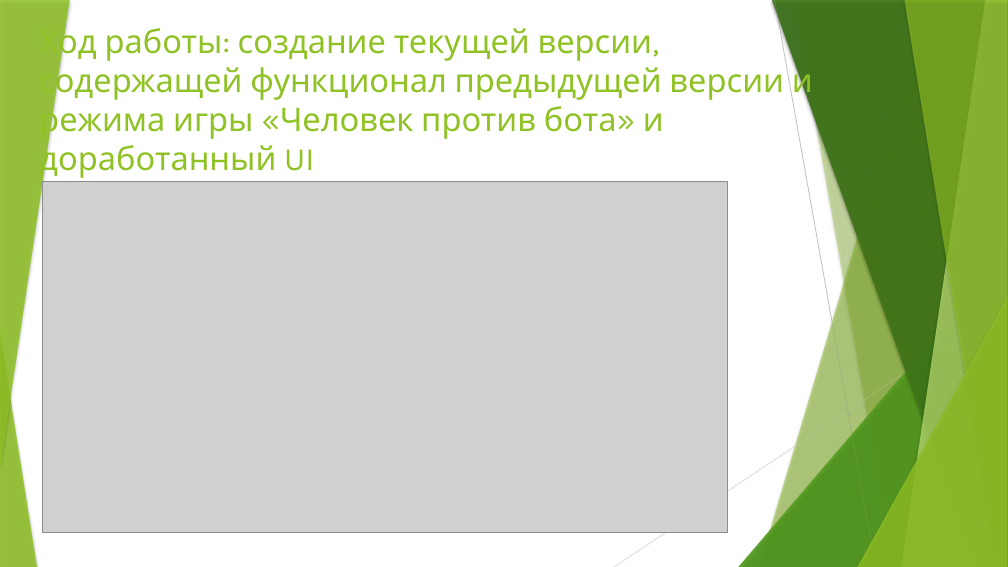
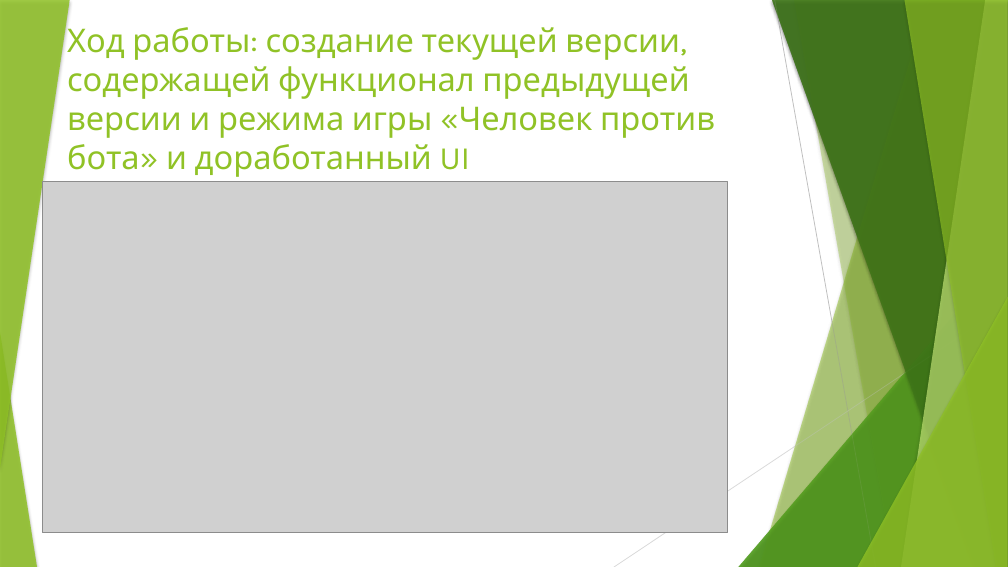
Before and after one commit to Dramon777/project, a slide deck: slide 7 of Приложение-игра «Длинные нарды» финальная версия.pptx (slide 6 before the commit). Drawn at 1008x567 pixels with LibreOffice and Linux fonts; fonts in the diff are those of the drawing; grey boxes stand for pictures. Boxes give left, top, right and bottom in pixels: in the first picture for what was removed or moved away, otherwise in the second. Text is boxed around its words. In the diff, an @@ line names an element or a change of style, - is before the commit and + after.

```diff
--- a/Приложение-игра «Длинные нарды» финальная версия.pptx
+++ b/Приложение-игра «Длинные нарды» финальная версия.pptx
@@ title "Ход работы: создание текущей версии, ..." rewrapped from (x1=39, y1=23, x2=813, y2=179) to (x1=67, y1=27, x2=715, y2=177) @@
```
Also in this commit, not shown: 4 other slides changed, 5 slides added, 1 slide removed, 1 other file.
